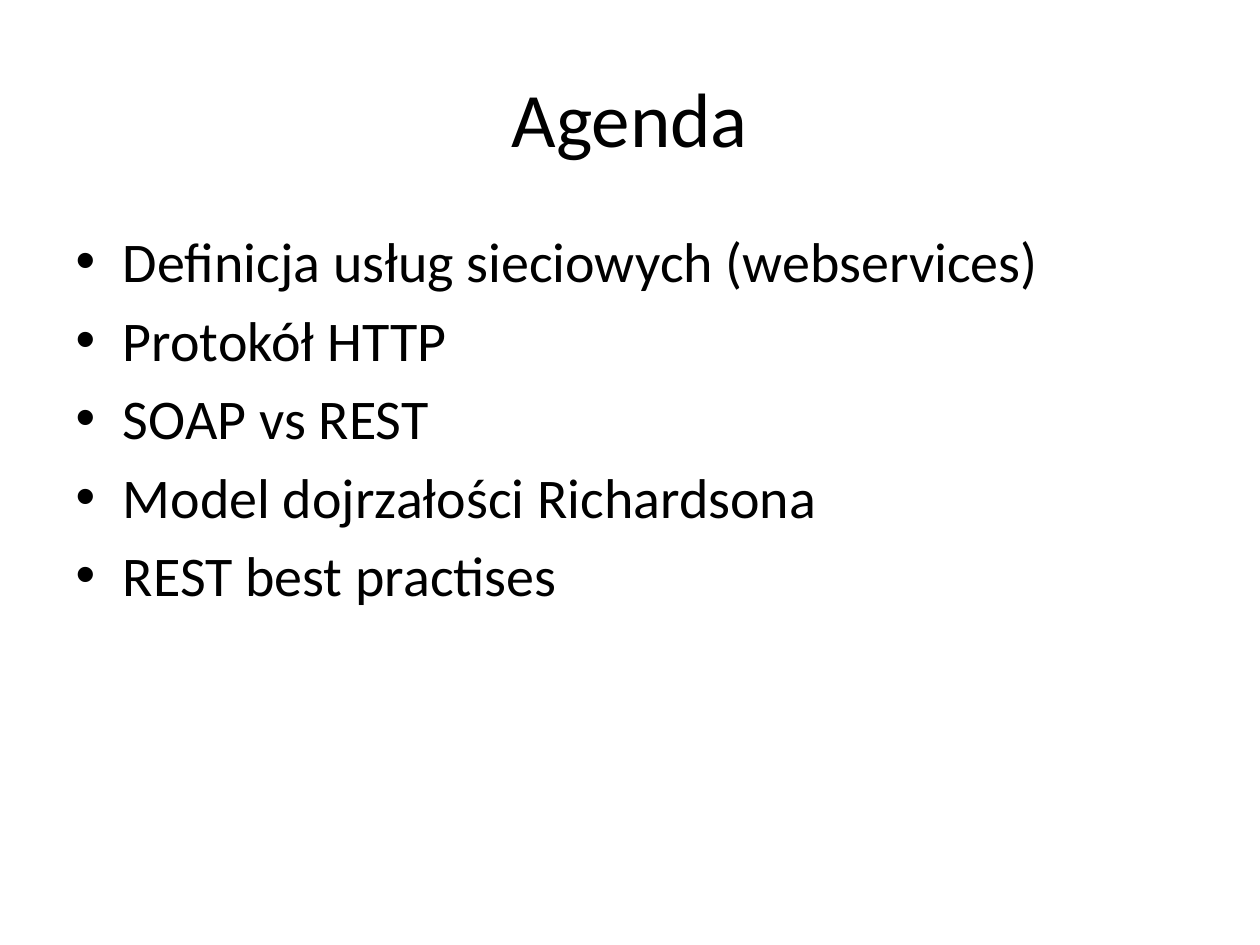
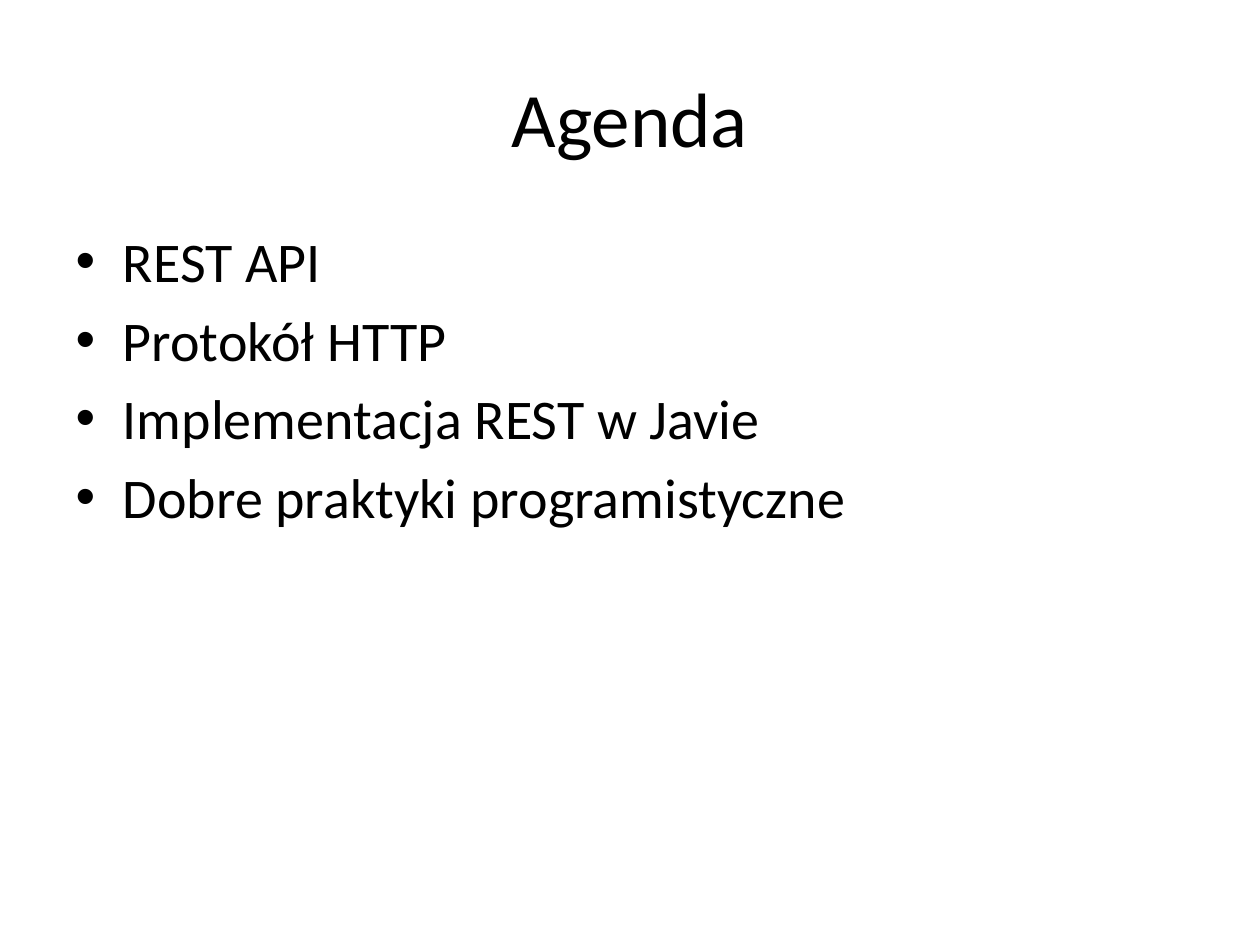
Before and after one commit to rybeek84/microservices-part1, a slide deck: slide 2 of monolit/documentation/microservices lectures/HTTP + REST.pptx. Drawn at 1260x945 pixels with LibreOffice and Linux fonts; fonts in the diff are those of the drawing. Boxes give left, top, right and bottom in pixels: in the first picture for what was removed or moved away, otherwise in the second. Text is boxed around its words. In the diff, an @@ line names an element or a change of style, - is before the commit and + after.

Commit message:
new version of presentation

```diff
--- a/monolit/documentation/microservices lectures/HTTP + REST.pptx
+++ b/monolit/documentation/microservices lectures/HTTP + REST.pptx
@@ text at (123,245,320,283): text changed @@
-• Definicja usług sieciowych (webservices)
+• REST API
@@ text at (123,400,844,528): text changed @@
-• SOAP vs REST
-• Model dojrzałości Richardsona
-• REST best practises
+• Implementacja REST w Javie
+• Dobre praktyki programistyczne
```
Also in this commit, not shown: 8 other slides changed, 15 slides added, 1 slide removed.
